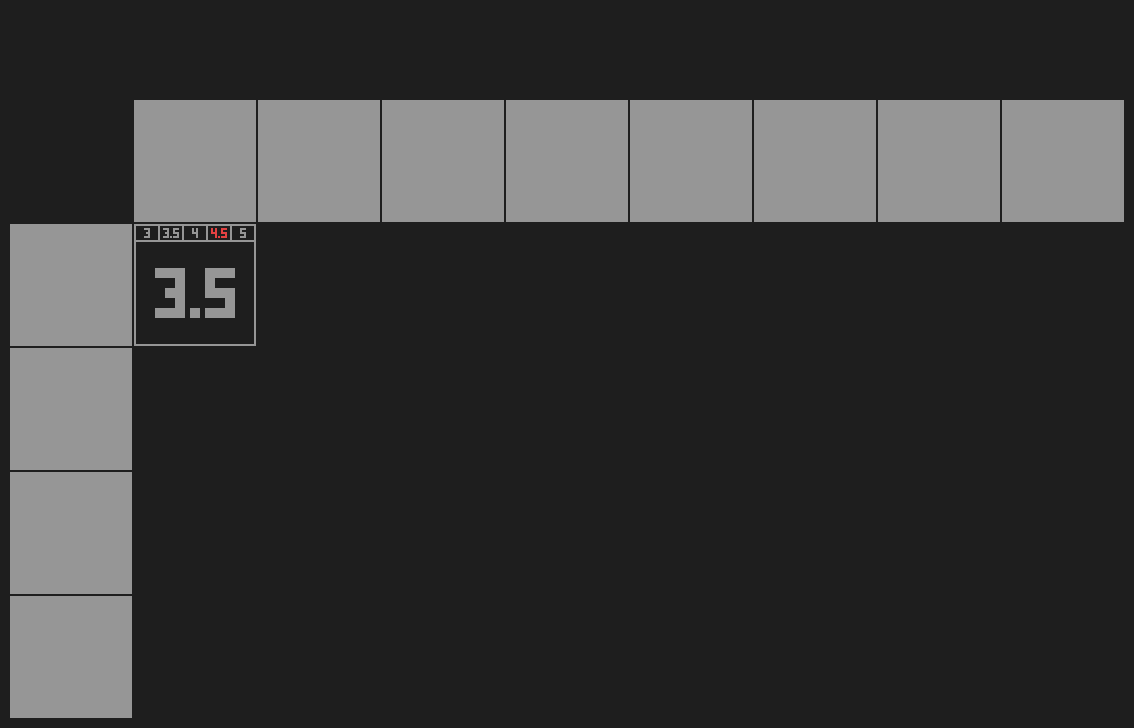
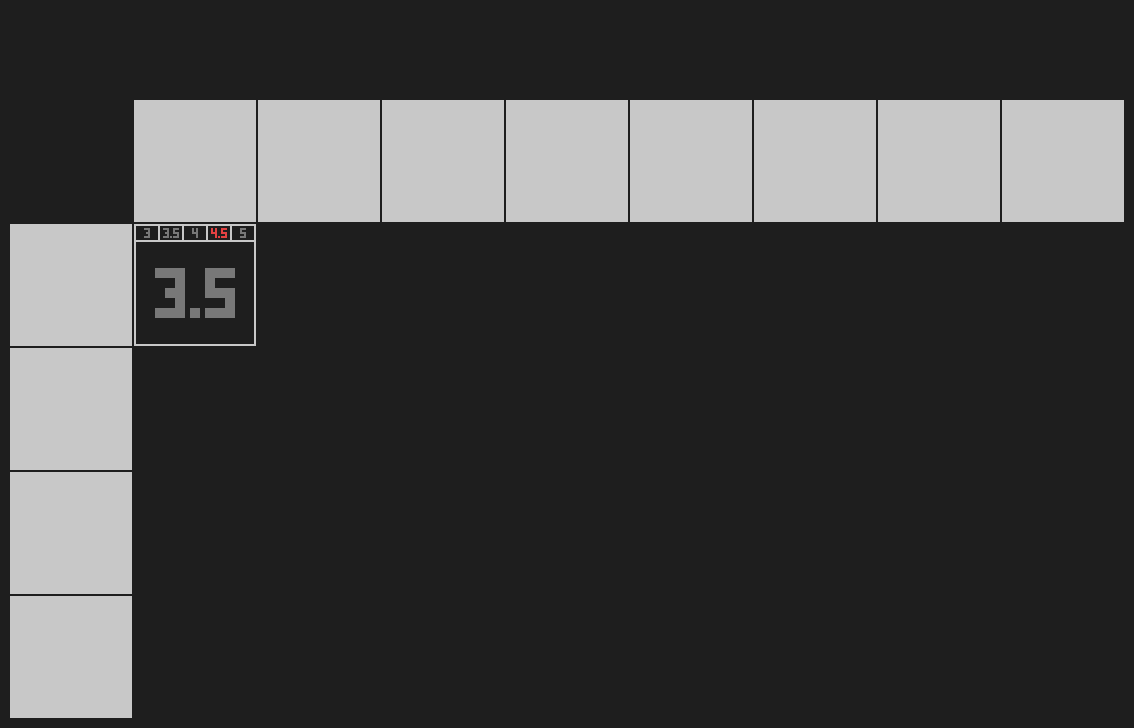
Two versions of the same layered image (1134×728). Layer-by-layer changes:
painted on "4. kopia" over (x1=134, y1=224, x2=256, y2=346)
painted on "text" over (x1=10, y1=100, x2=1124, y2=718)
